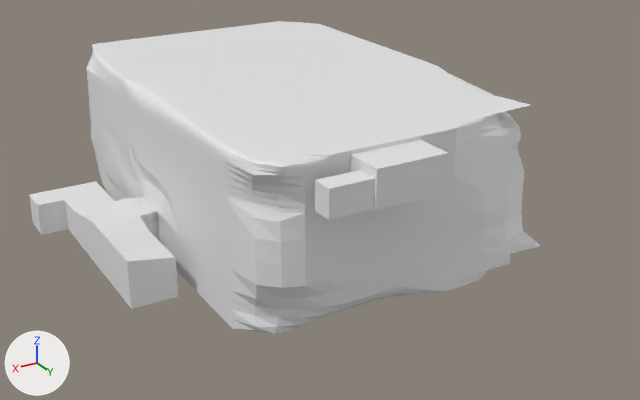
Two versions of the Blender file Assets/Meshes/map.blend, one commit apart.
Rendered twice from a 50 mm camera at (30.2, 55.0, 20.5) aimed at (1.0, 6.3, -3.8). The axes (+X, +Y, +Z) are drawn at lower left. The lights are the same throughout.

The older version as bpy lines, for what is in view:
```python
me_cube_001 = bpy.data.meshes.new('Cube.001')
me_cube_001.from_pydata(...)  # 2749 vertices, 2744 faces; spans x -1.08..1.6, y -1.0..1.16, z -1.1..0.45
ob_map = bpy.data.objects.new('Map', me_cube_001)
ob_map.location = (0.0, 0.0, 0.0)
ob_map.scale = (10.7, 16.1, 8.05)
```
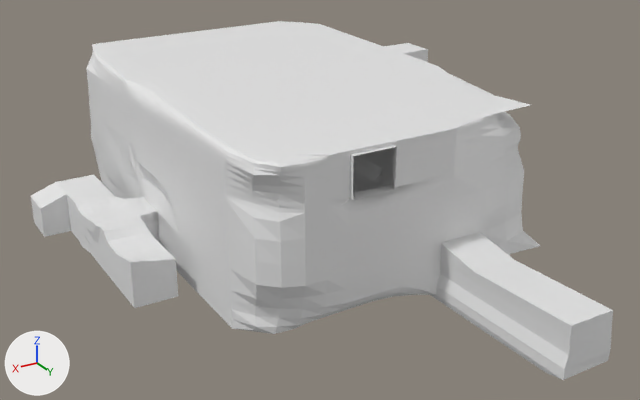
What differs and where, as boxes (x1, y1, x2, y2) in the pictures (640 x 400 px; the box of a moved part takes in the faces that stretch with it):
```json
{"object": "Map", "change": "reshaped", "before": [29, 21, 540, 334], "after": [31, 21, 613, 380], "on screen": "14% wider, 15% taller"}
{"part": 1, "of": "me_cube_001", "change": "moved or reshaped", "before": [315, 131, 457, 232], "after": [328, 131, 457, 232]}
{"part": 2, "of": "me_cube_001", "change": "moved or reshaped", "before": [29, 181, 176, 309], "after": [31, 175, 176, 308]}
{"part": 3, "of": "me_cube_001", "change": "moved or reshaped", "after": [384, 43, 428, 62], "on screen": "not visible before"}
{"part": 4, "of": "me_cube_001", "change": "built on", "before": [419, 204, 508, 294], "after": [418, 204, 613, 380]}
```

Scene script edits in JSON lines:
```json
{"block": "me_cube_001", "where": "# used by ob_map; location = (0.0, 0.0, 0.0); scale = (10.7, 16.1, 8.05)"}
{"op": "remove", "block": "me_cube_001", "code": "me_cube_001.from_pydata(...)  # 2749 vertices, 2744 faces; spans x -1.08..1.6, y -1.0..1.16, z -1.1..0.45"}
{"op": "add", "block": "me_cube_001", "code": "me_cube_001.from_pydata(...)  # 2684 vertices, 2672 faces; spans x -1.37..1.59, y -1.0..1.69, z -1.1..0.45"}
{"block": "me_cube_001", "change": "me_cube_001 part 1: 95 vertices moved from x -0.11..0.5, y 0.95..1.02, z 0.0..0.42 to x -0.11..0.5, y 0.95..1.0, z -0.04..0.42; 103 vertices removed from x 0.0..0.72, y 1.0..1.16, z 0.12..0.42; 14 vertices added at x 0.18..0.45, y 1.0..1.02, z 0.09..0.42"}
{"block": "me_cube_001", "change": "me_cube_001 part 2: 142 vertices moved from x 1.12..1.6, y -0.58..0.42, z -1.0..-0.58 to x 1.12..1.59, y -0.58..0.42, z -1.0..-0.58"}
{"block": "me_cube_001", "change": "me_cube_001 part 3: 37 vertices moved from x -1.08..-1.04, y -0.32..-0.15, z 0.01..0.36 to x -1.37..-1.04, y -0.32..-0.15, z 0.01..0.37"}
{"block": "me_cube_001", "change": "me_cube_001 part 4: 8 vertices removed from x -0.5..-0.25, y 0.91..1.0, z -0.97..-0.49; 32 vertices added at x -0.5..-0.17, y 0.91..1.69, z -0.98..-0.48"}
```
